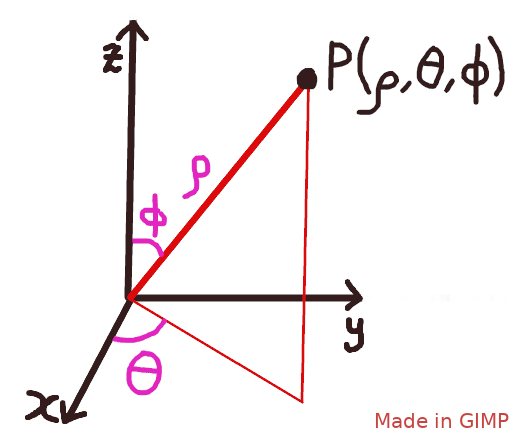
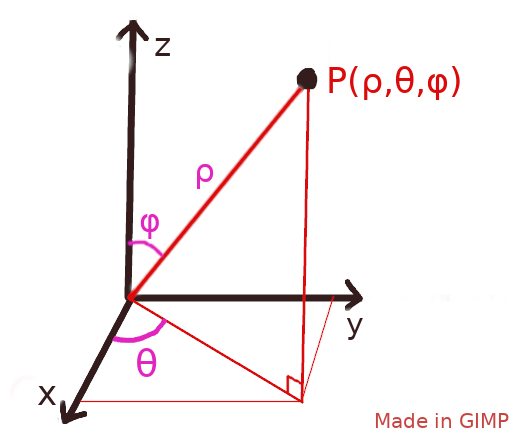
Layered file, before and after one edit (w=514, h=433). Changes by layer:
added layer "θ" above "P(ρ,θ,φ)" over [137, 348, 157, 377]
added layer "P(ρ,θ,φ)" above "z #1" over [329, 66, 460, 100]
added layer "z #1" above "y" over [155, 38, 170, 56]
added layer "y" above "x" over [346, 318, 363, 340]
added layer "x" above "ρ" over [38, 386, 56, 405]
added layer "ρ" above "φ" over [197, 164, 214, 189]
added layer "φ" above "cylindrical" over [140, 214, 159, 239]
renamed "spherical.png" to "cylindrical", painted on it over [10, 33, 505, 424]
